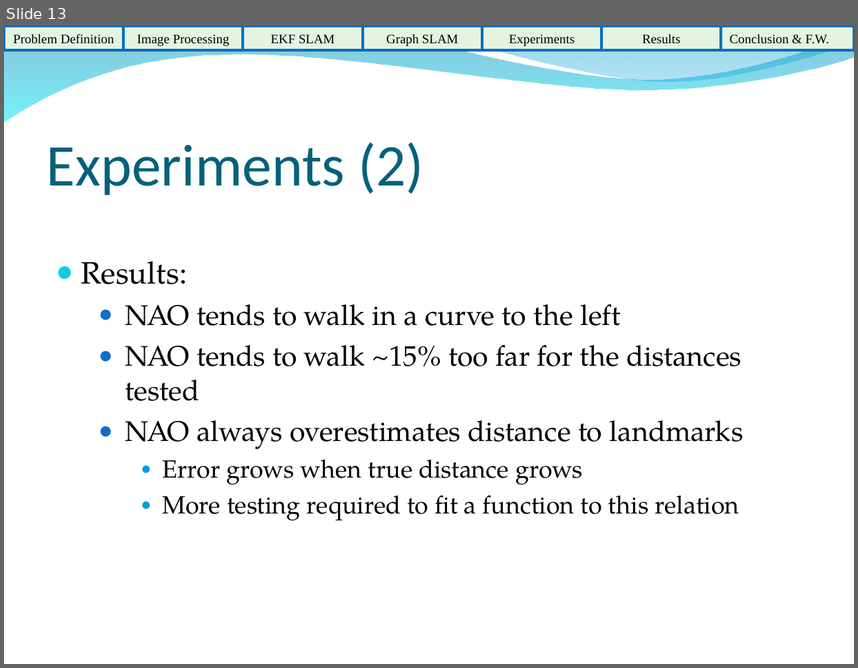
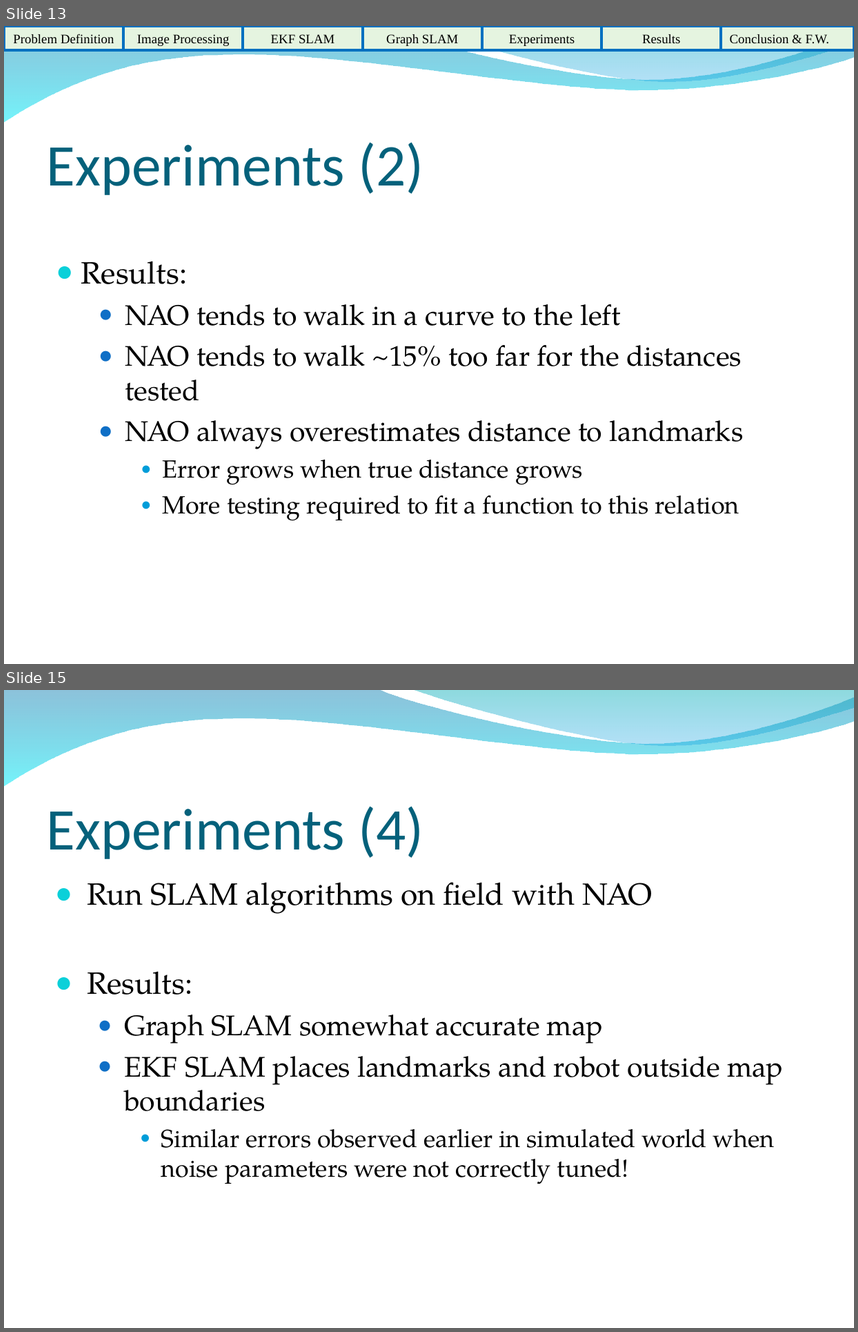
Before and after one commit to HerkyJerky/NAO-ALPHA-AS-FUCK-ROBOTS, a slide deck: Presentation Parts/Final Presentation.ppt. Shown one above the other, each under a label of ours: slide 13 before the commit, slides 13 and 15 after it; the slides between them are not shown. The pictures are 858x668 and 858x1332 pixels, drawn with LibreOffice and Linux fonts; fonts in the diff are those of the drawing; background and template pictures are left out. Boxes give left, top, right and bottom in pixels: in the first picture for what was removed or moved away, otherwise in the second. Text is boxed around its words. In the diff, an @@ line names an element or a change of style, - is before the commit and + after.

```diff
--- a/Presentation Parts/Final Presentation.ppt
+++ b/Presentation Parts/Final Presentation.ppt
@@ slide 15 added at box(4, 690, 854, 1328), background picture (left out); not listed: 2 template elements that a slide beside it also shows @@
@@ title added at box(47, 806, 424, 859), 50 pt, text #04617B @@
+Experiments (4)
@@ text added at box(87, 882, 784, 1183), 21 pt, text #000000 @@
+● Run SLAM algorithms on field with NAO
+● Results:
+  ● Graph SLAM somewhat accurate map
+  ● EKF SLAM places landmarks and robot outside map boundaries
+    ● Similar errors observed earlier in simulated world when noise parameters were not correctly tuned!
```
Also in this commit, not shown: 1 slide changed, 1 other slide added, 1 slide removed.
